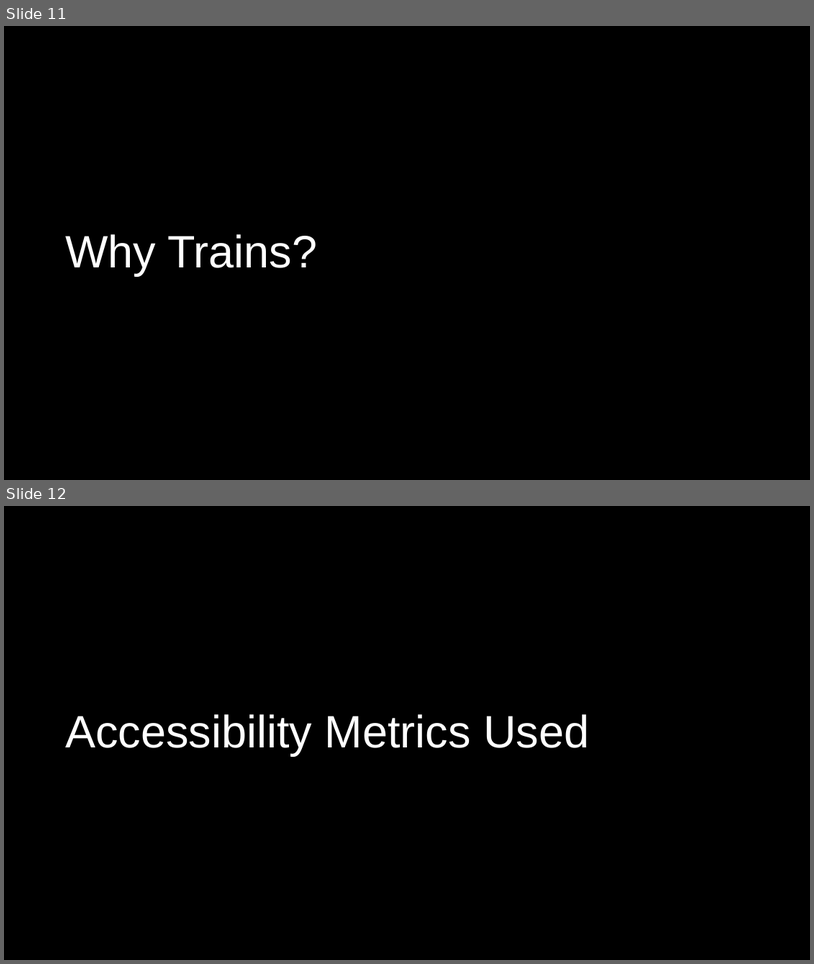
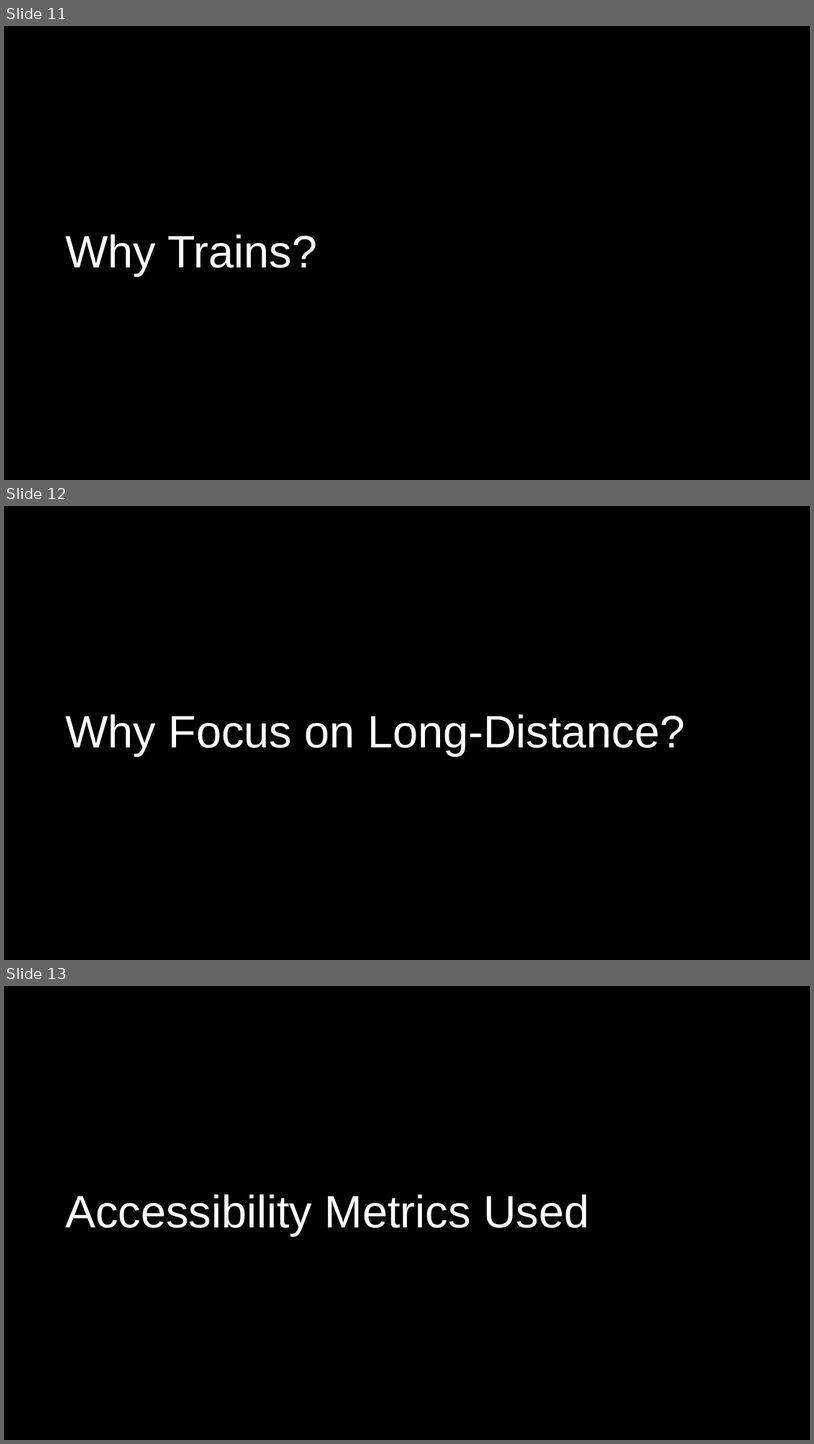
Before and after one commit to mjcj01/mjcAmtrakLDR, a slide deck: Documents/mjc_aag_talk_slidedeck.pptx. Shown one above the other, each under a label of ours: slides 11 and 12 before the commit, slides 11, 12 and 13 after it. The pictures are 814x964 and 814x1444 pixels, drawn with LibreOffice and Linux fonts; fonts in the diff are those of the drawing. Boxes give left, top, right and bottom in pixels: in the first picture for what was removed or moved away, otherwise in the second. Text is boxed around its words. In the diff, an @@ line names an element or a change of style, - is before the commit and + after.

```diff
--- a/Documents/mjc_aag_talk_slidedeck.pptx
+++ b/Documents/mjc_aag_talk_slidedeck.pptx
@@ slide 12 added at [4,506,810,960], background #000000 @@
@@ title added at [65,714,685,755], 54 pt, text #FFFFFF @@
+Why Focus on Long-Distance?
@@ what was slide 12 is now slide 13 @@
```
Also in this commit, not shown: 1 other file.
